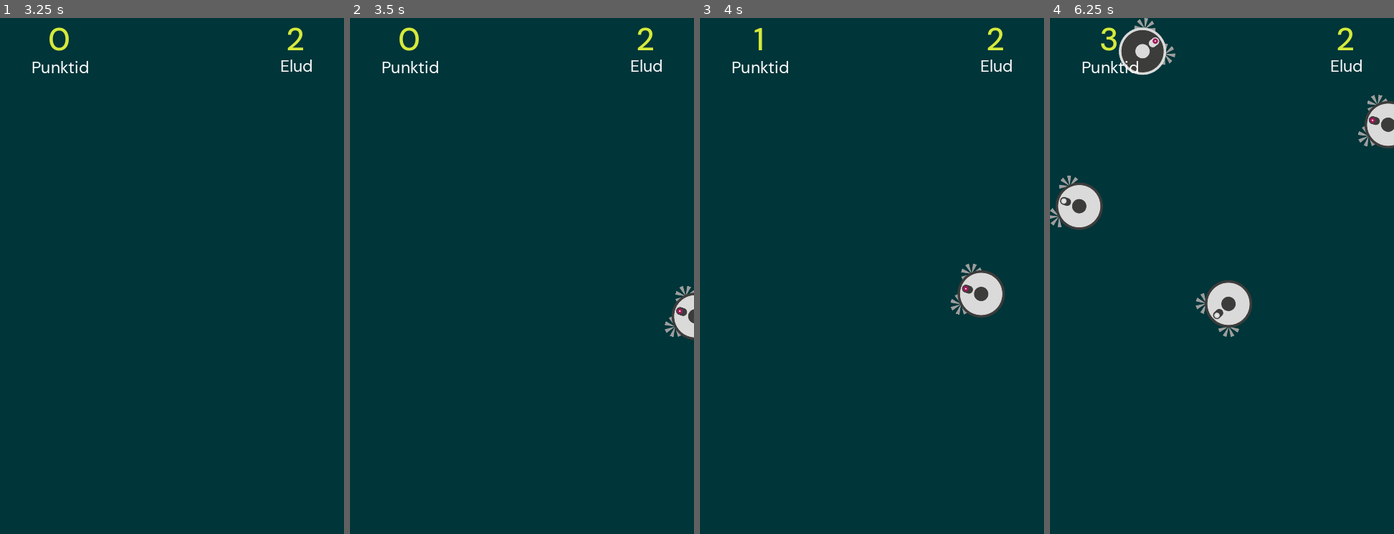
Above: before the commit, frames 1-4 (left to right).
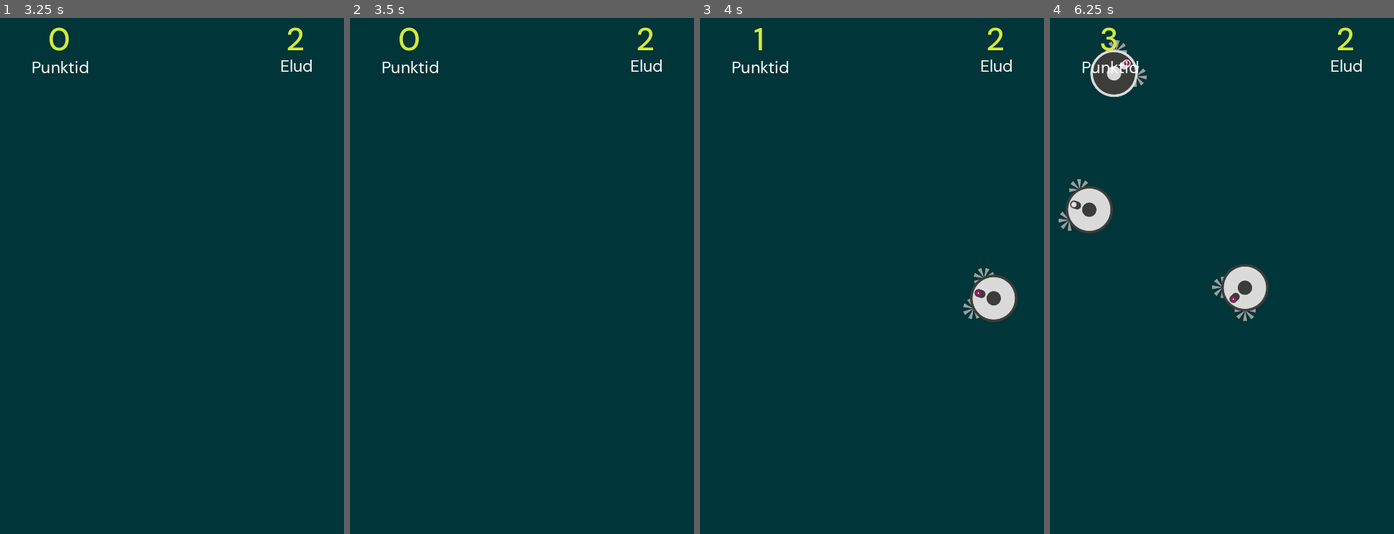
Above: after the commit, the same moments.

Repository: taunoe/2d-demo-game
Game: Godot game, scene res://main.tscn
The game is run twice, just before and just after one commit, with the same random seed, the same clock (stepped at 60 frames per second) and the same inputs.
Inputs (mouse positions are in pixels of both pictures, inside the frame that each line leads up to):
- Up to frame 1 (3.25 s): click "Alusta" at 0.5 s; move the mouse to (247, 250) at 1.27 s; hold Right (move_right) 1.28-2.03 s; move the mouse to (103, 301) at 2.02 s; hold Down (move_down) 2.03-2.78 s; move the mouse to (206, 162) at 2.77 s; hold Right (move_right) from 2.78 s (still down)
- Up to frame 2 (3.5 s): keep holding Right (move_right)
- Up to frame 3 (4 s): move the mouse to (854, 379) at 3.52 s; release Right (move_right) at 3.53 s; hold Up (move_up) from 3.53 s (still down)
- Up to frame 4 (6.25 s): move the mouse to (1325, 353) at 4.27 s; release Up (move_up) at 4.28 s; hold Left (move_left) 4.28-5.78 s; move the mouse to (1118, 198) at 5.02 s; move the mouse to (1239, 276) at 5.77 s; hold Down (move_down) from 5.78 s (still down)

Frame 1 is identical in both runs. In frame 2, 0.6% of the frame differs, in the area x 91-100%, y 51-63%; in frame 3, 1.1%; in frame 4, 5.2%, in the area x 0-100%, y 0-62%.

Commit message:
ver5

Diff:
--- a/gin/gin.tscn
+++ b/gin/gin.tscn
@@ -54,7 +54,7 @@
 shape = SubResource("CapsuleShape2D_3ka6b")
 
 [node name="GinLiveTimer" type="Timer" parent="."]
-wait_time = 4.0
+wait_time = 5.0
 one_shot = true
 autostart = true
 
--- a/main.tscn
+++ b/main.tscn
@@ -34,7 +34,6 @@
 [node name="Gin" parent="." instance=ExtResource("4_adciw")]
 
 [node name="ToivoTimer" type="Timer" parent="."]
-wait_time = 0.9
 
 [node name="ScoreTimer" type="Timer" parent="."]
 
